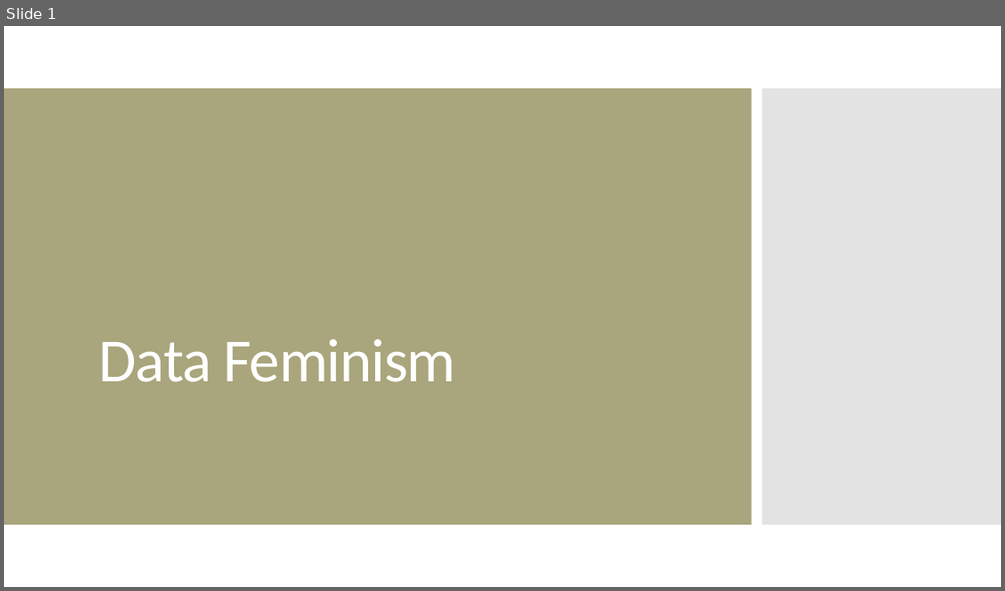
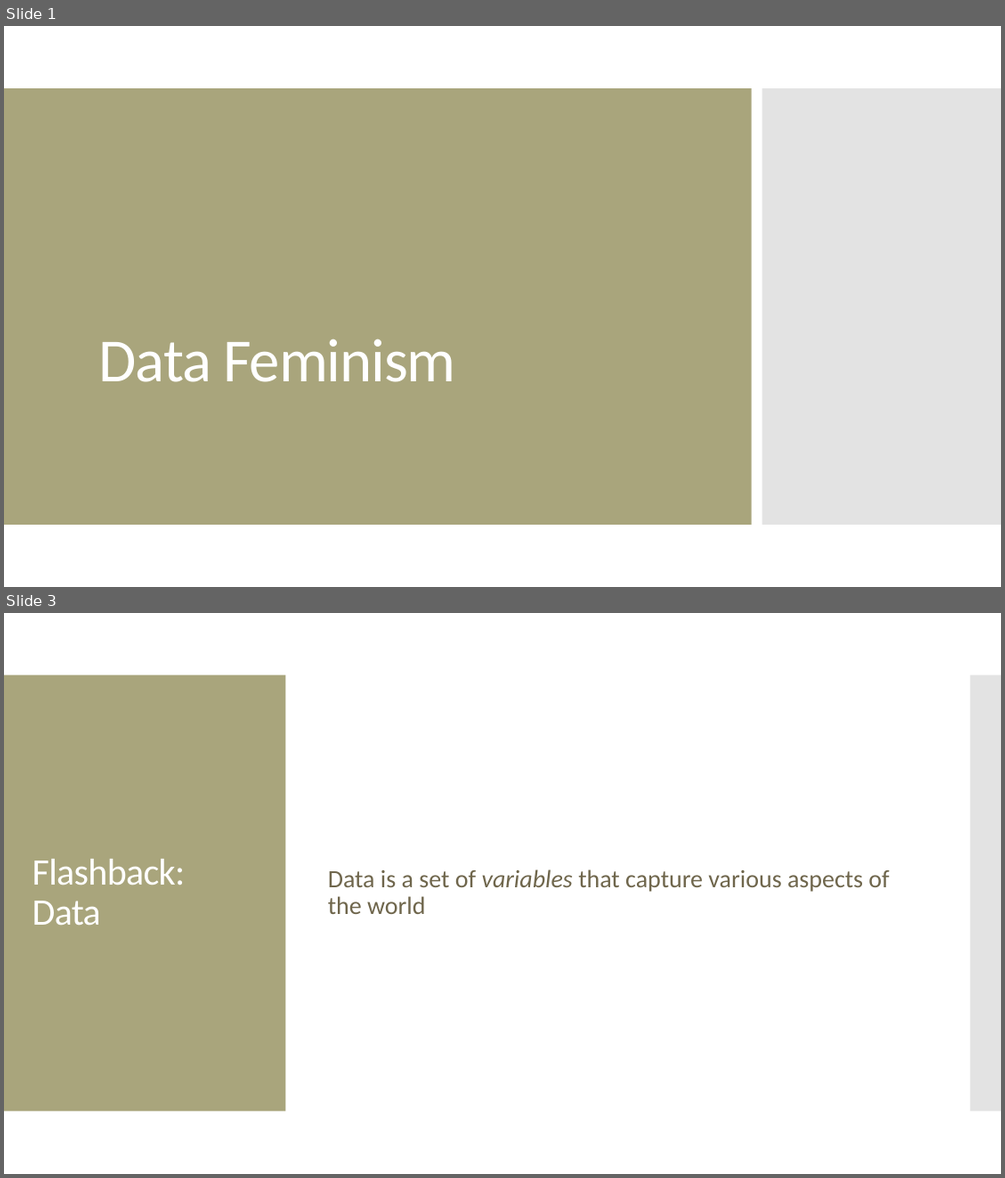
Before and after one commit to amosca01/SDS-CSC109, a slide deck: slides/02-data-feminism.pptx. Shown one above the other, each under a label of ours: slide 1 before the commit, slides 1 and 3 after it; the slides between them are not shown. The pictures are 1005x591 and 1005x1178 pixels, drawn with LibreOffice and Linux fonts; fonts in the diff are those of the drawing. Boxes give left, top, right and bottom in pixels: in the first picture for what was removed or moved away, otherwise in the second. Text is boxed around its words. In the diff, an @@ line names an element or a change of style, - is before the commit and + after.

```diff
--- a/slides/02-data-feminism.pptx
+++ b/slides/02-data-feminism.pptx
@@ slide 3 added at bbox=[4, 613, 1001, 1174], background #FFFFFF @@
@@ rectangle added at bbox=[4, 675, 286, 1111], fill #A9A57C @@
@@ rectangle added at bbox=[971, 675, 1001, 1111], fill #C8C8C8 at 50% opacity @@
@@ title added at bbox=[32, 859, 186, 925], 36 pt, text #FFFFFF @@
+Flashback: Data
@@ text added at bbox=[328, 869, 889, 914], 24 pt, text #6F664C @@
+Data is a set of variables that capture various aspects of the world
```
Also in this commit, not shown: 20 other slides added, 1 slide removed, 16 other files.
